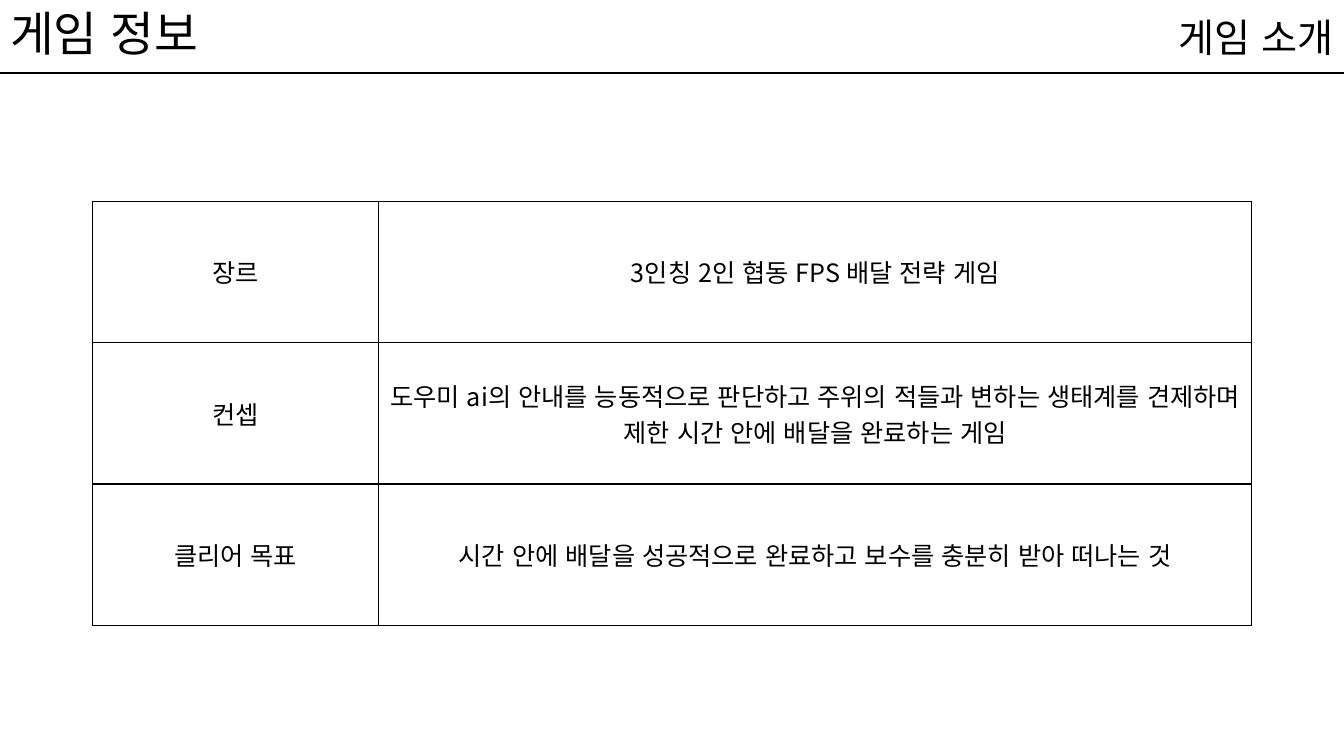
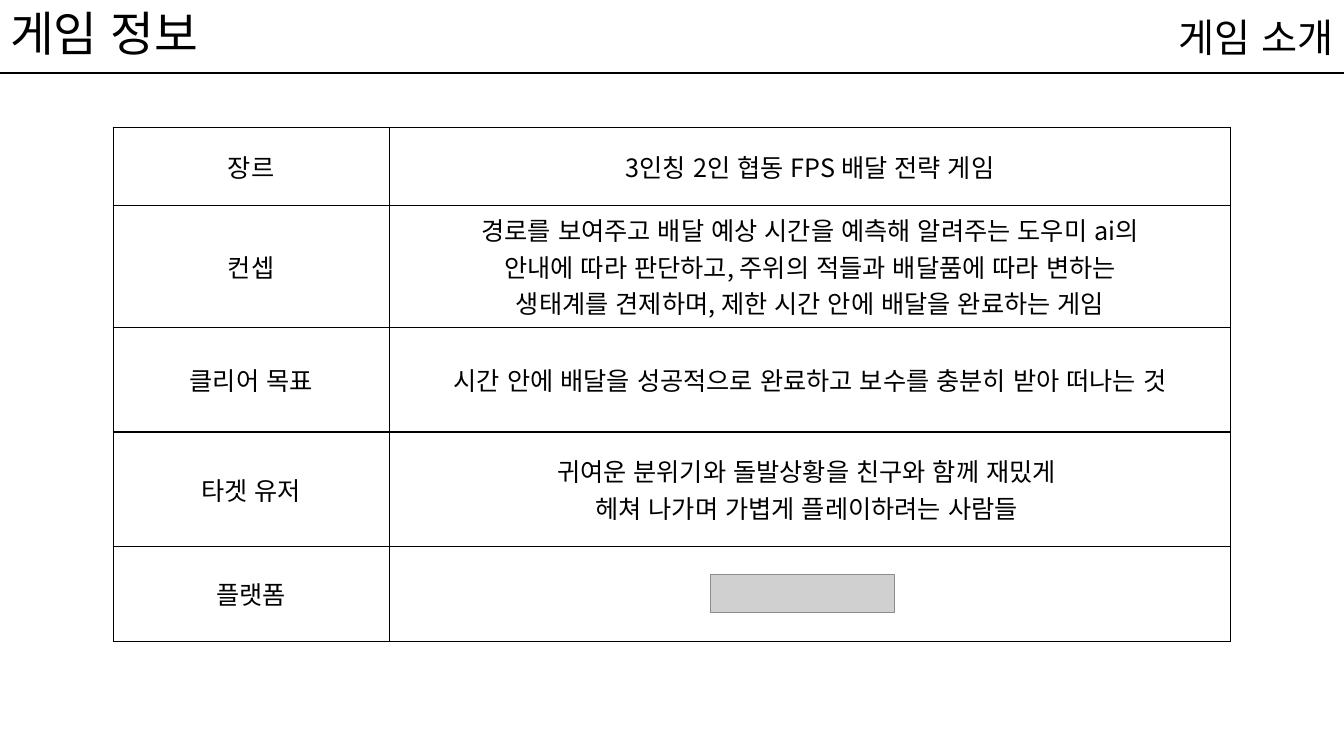
Before and after one commit to kwakyerin/2026_Graduation_Project, a slide deck: slide 6 of documents/HyunahKwon/design/designing/for_teammates/배트와 달트_기획서.pptx (slide 5 before the commit). Drawn at 1344x756 pixels with LibreOffice and Linux fonts; fonts in the diff are those of the drawing; grey boxes stand for pictures. Boxes give left, top, right and bottom in pixels: in the first picture for what was removed or moved away, otherwise in the second. Text is boxed around its words. In the diff, an @@ line names an element or a change of style, - is before the commit and + after.

```diff
--- a/documents/HyunahKwon/design/designing/for_teammates/배트와 달트_기획서.pptx
+++ b/documents/HyunahKwon/design/designing/for_teammates/배트와 달트_기획서.pptx
@@ table at (x1=113, y1=127, x2=1231, y2=641) @@
-row 2, column 2: 도우미 ai의 안내를 능동적으로 판단하고 주위의 적들과 변하는 생태계를 견제하며 제한 시간 안에 배달을 완료하는 게임
+row 2, column 2: 경로를 보여주고 배달 예상 시간을 예측해 알려주는 도우미 ai의 안내에 따라 판단하고, 주위의 적들과 배달품에 따라 변하는 생태계를 견제하며, 제한 시간 안에 배달을 완료하는 게임
+row 4: 타겟 유저 | 귀여운 분위기와 돌발상황을 친구와 함께 재밌게 헤쳐 나가며 가볍게 플레이하려는 사람들
+row 5: 플랫폼 | 
@@ table resized from (x1=93, y1=202, x2=1252, y2=626) to (x1=113, y1=127, x2=1231, y2=641) @@
@@ picture added at (x1=711, y1=575, x2=895, y2=613) @@
```
Also in this commit, not shown: 21 other slides changed, 13 slides added, 1 slide removed, 3 other files.
